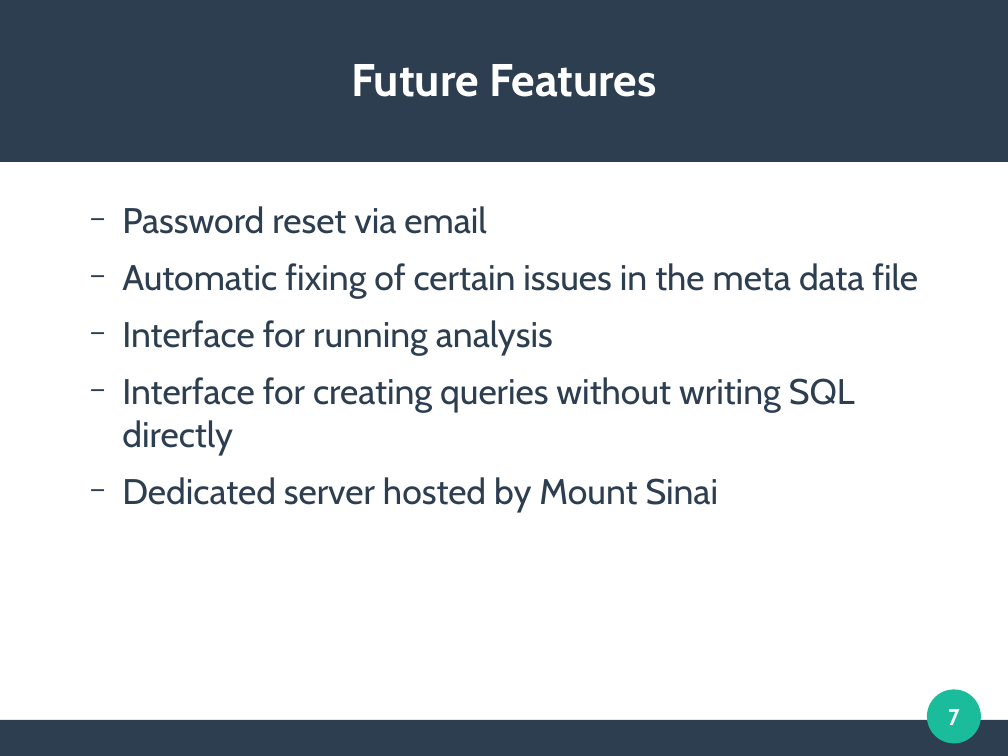
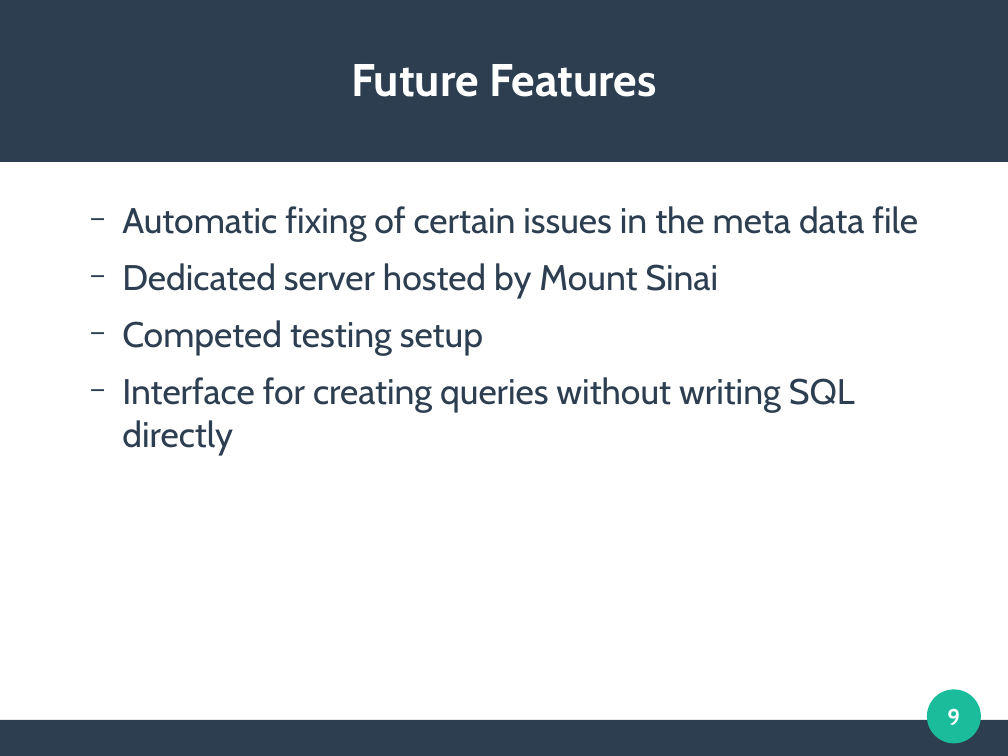
Before and after one commit to clemente-lab/mmeds-meta, a slide deck: slide 9 of sql/mmeds.odp (slide 7 before the commit). Drawn at 1008x756 pixels with LibreOffice and Linux fonts; fonts in the diff are those of the drawing. Boxes give left, top, right and bottom in pixels: in the first picture for what was removed or moved away, otherwise in the second. Text is boxed around its words. In the diff, an @@ line names an element or a change of style, - is before the commit and + after.

```diff
--- a/sql/mmeds.odp
+++ b/sql/mmeds.odp
@@ text at (122,206,486,234): paragraph removed @@
-  − Password reset via email
@@ text at (122,263,719,355): text changed @@
-  − Interface for running analysis
+  − Dedicated server hosted by Mount Sinai
+  − Competed testing setup
@@ text at (122,477,719,512): paragraph removed @@
-  − Dedicated server hosted by Mount Sinai
@@ page number at (947,708,960,725): text changed @@
-7
+9
```
Also in this commit, not shown: 3 other slides changed, 4 slides added, 3 slides removed, 5 other files.
